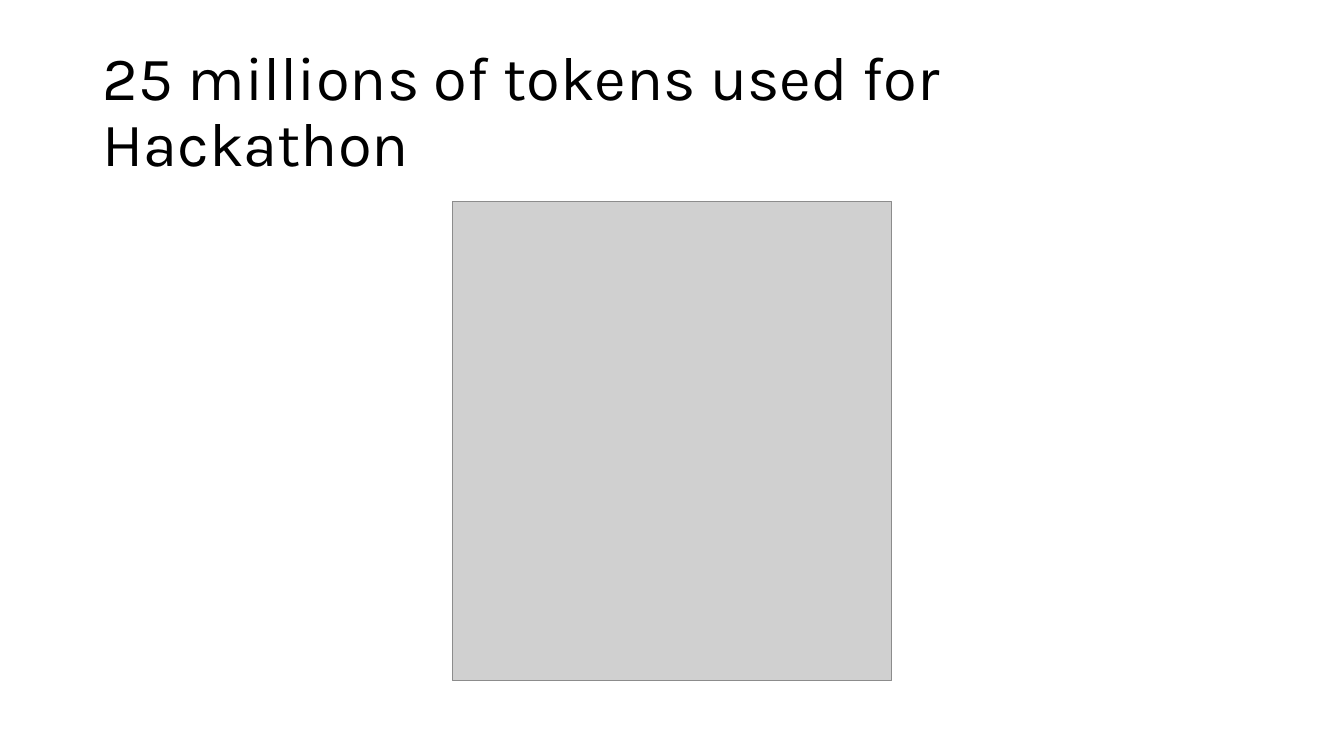
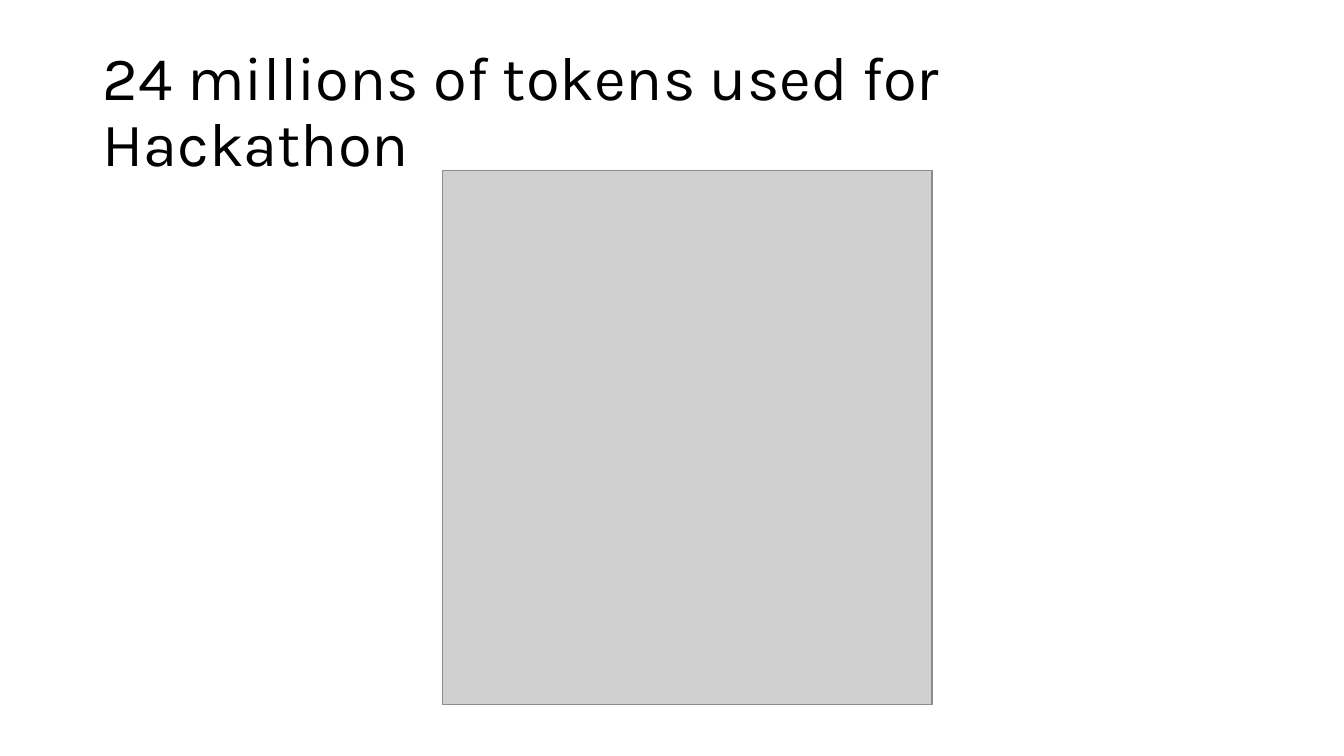
Before and after one commit to BittnerPierre/mistral-fine-tuning, a slide deck: slide 2 of pipeline.pptx. Drawn at 1344x756 pixels with LibreOffice and Linux fonts; fonts in the diff are those of the drawing; grey boxes stand for pictures. Boxes give left, top, right and bottom in pixels: in the first picture for what was removed or moved away, otherwise in the second. Text is boxed around its words. In the diff, an @@ line names an element or a change of style, - is before the commit and + after.

Commit message:
Push benchmark data and pptx and images used for video.

```diff
--- a/pipeline.pptx
+++ b/pipeline.pptx
@@ title at <box>102,57,939,167</box>: text changed @@
-25 millions of tokens used for Hackathon
+24 millions of tokens used for Hackathon
@@ picture: place and size @@
-picture at <box>453,202,892,682</box>
+picture at <box>443,170,933,705</box>
```
Also in this commit, not shown: 1 other slide changed, 10 other files.
